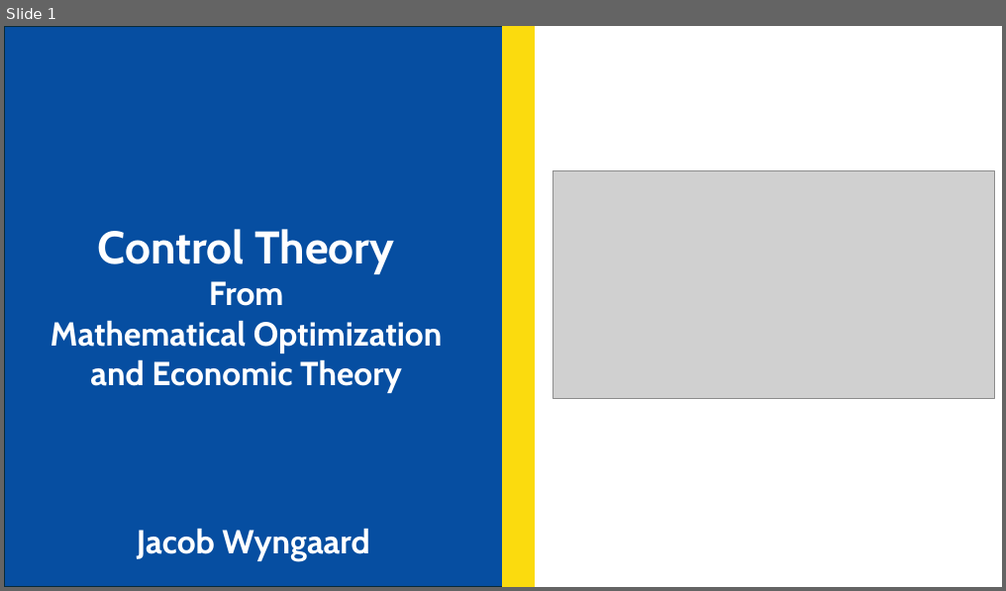
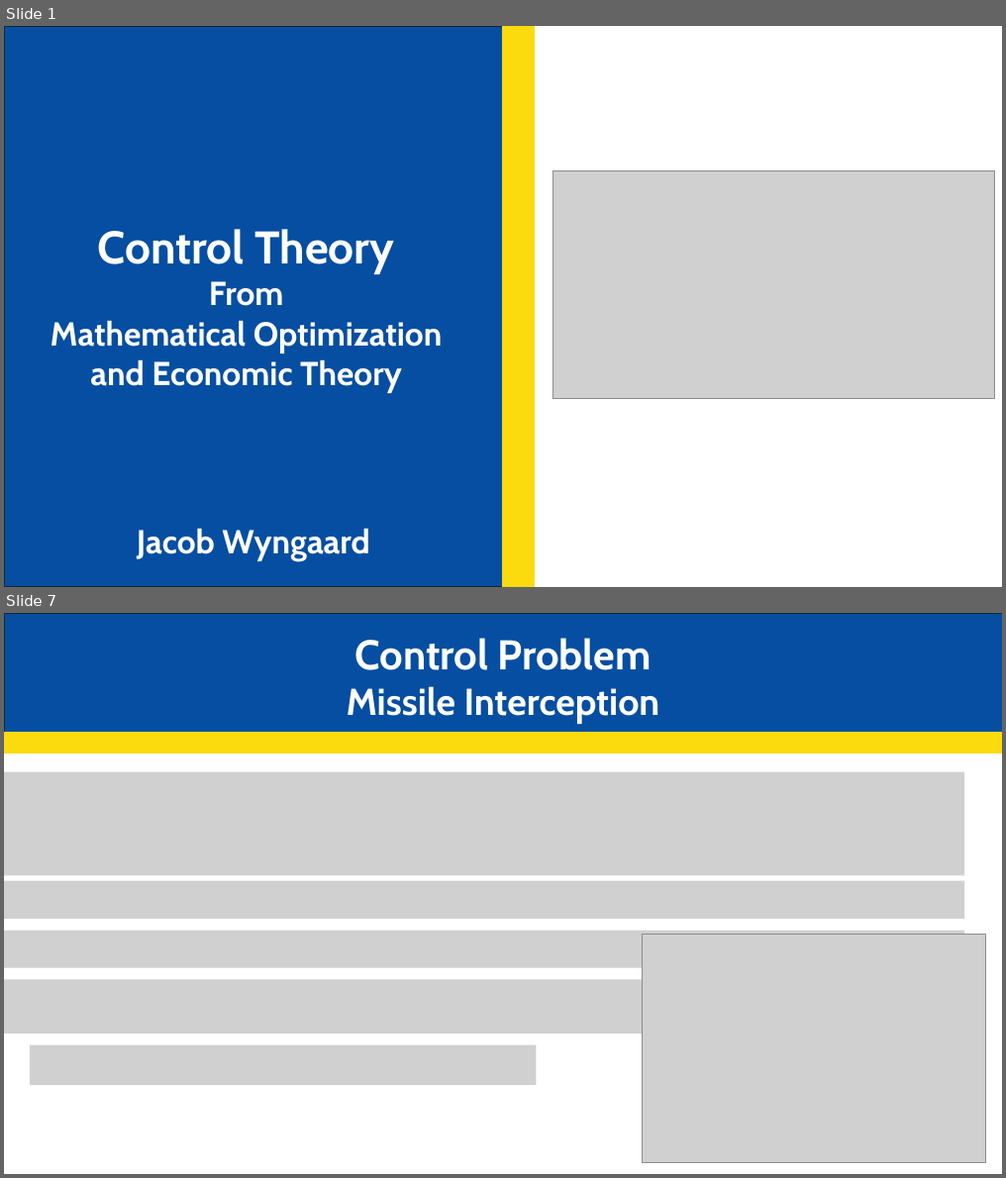
Before and after one commit to JakeCisc210/Candidacy, a slide deck: Reading Course/Presentations/Control Theory.pptx. Shown one above the other, each under a label of ours: slide 1 before the commit, slides 1 and 7 after it; the slides between them are not shown. The pictures are 1006x591 and 1006x1178 pixels, drawn with LibreOffice and Linux fonts; fonts in the diff are those of the drawing; grey boxes stand for pictures. Boxes give left, top, right and bottom in pixels: in the first picture for what was removed or moved away, otherwise in the second. Text is boxed around its words. In the diff, an @@ line names an element or a change of style, - is before the commit and + after.

Commit message:
Control Theory PPT

```diff
--- a/Reading Course/Presentations/Control Theory.pptx
+++ b/Reading Course/Presentations/Control Theory.pptx
@@ slide 7 added at (4, 613, 1002, 1174), background #FFFFFF @@
@@ rectangle added at (5, 613, 1002, 733), fill #064EA1, outline #092A39 1.5 pt @@
@@ text added at (347, 638, 660, 724), 36 pt, text #FFFFFF, bold @@
+Control Problem
+Missile Interception
@@ rectangle added at (4, 733, 1002, 753), fill #FBDB0E, outline #FBDB0E 1.5 pt @@
@@ picture added at (4, 772, 964, 810) @@
@@ picture added at (4, 810, 964, 875) @@
@@ picture added at (4, 881, 964, 919) @@
@@ picture added at (4, 931, 964, 967) @@
@@ picture added at (642, 934, 985, 1163) @@
@@ picture added at (4, 980, 942, 1034) @@
@@ picture added at (30, 1046, 536, 1086) @@
```
Also in this commit, not shown: 3 slides changed, 2 other slides added.
